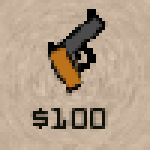
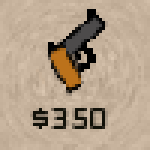
Layered file, before and after one edit (w=150, h=150). Changes by layer:
renamed "$100" to "$350", painted on it over 51, 108, 87, 129
